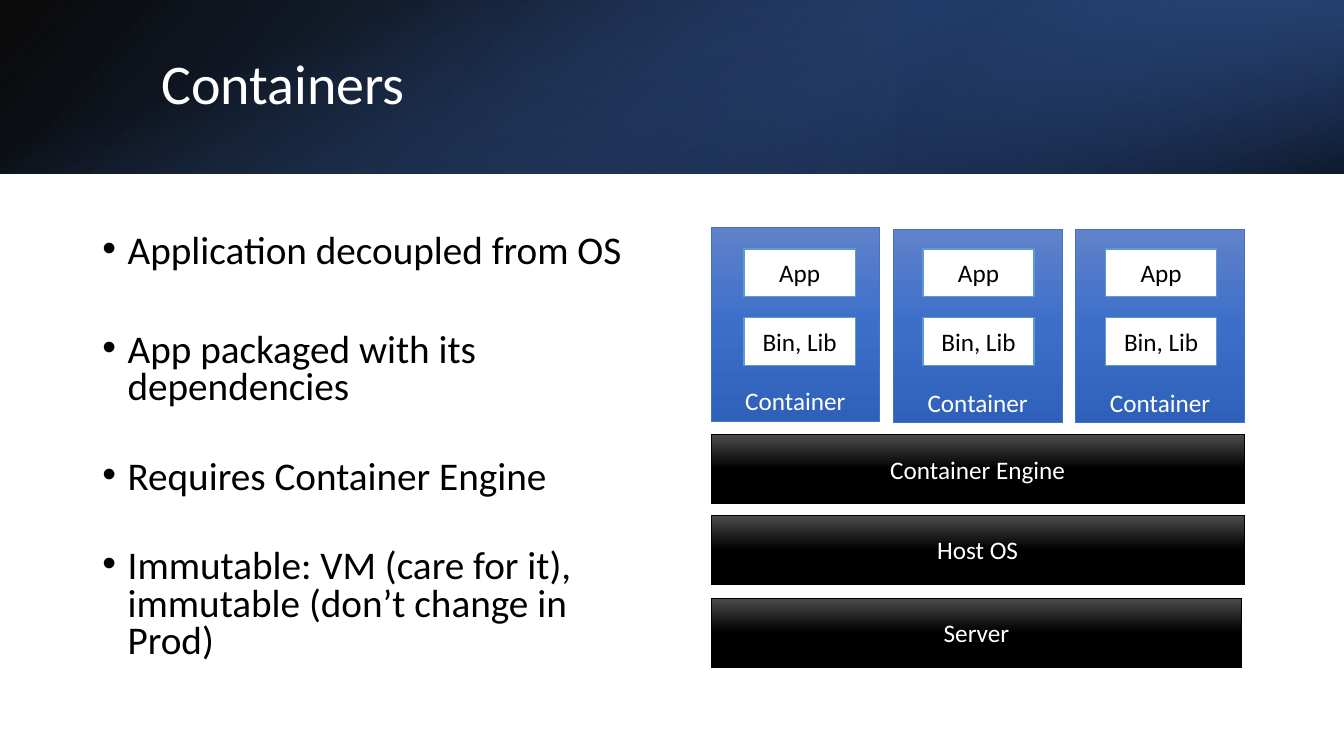
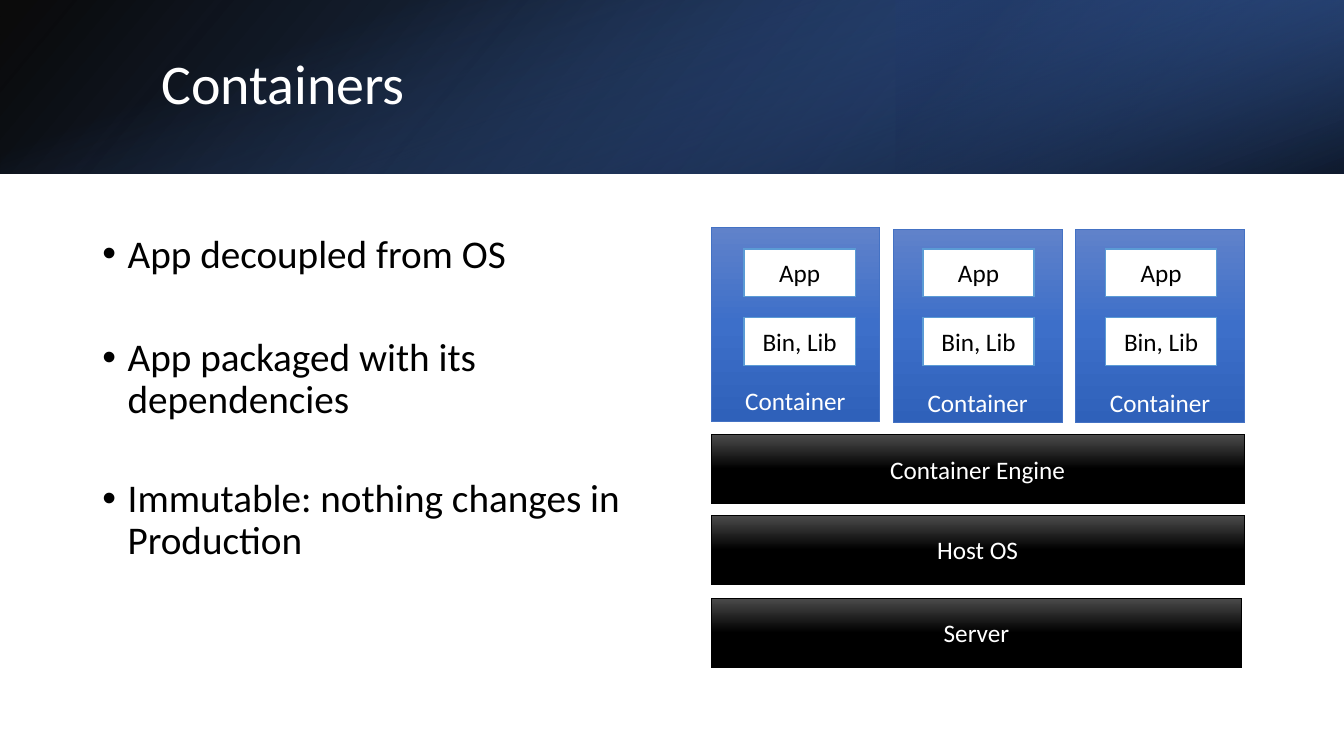
Before and after one commit to casimiri/k8stech, a slide deck: slide 4 of slides/Introduction to Kubernetes.pptx. Drawn at 1344x756 pixels with LibreOffice and Linux fonts; fonts in the diff are those of the drawing. Boxes give left, top, right and bottom in pixels: in the first picture for what was removed or moved away, otherwise in the second. Text is boxed around its words. In the diff, an @@ line names an element or a change of style, - is before the commit and + after.

```diff
--- a/slides/Introduction to Kubernetes.pptx
+++ b/slides/Introduction to Kubernetes.pptx
@@ text at (x1=128, y1=240, x2=506, y2=275): text changed @@
-• Application decoupled from OS
+• App decoupled from OS
@@ text at (x1=128, y1=343, x2=476, y2=420): line spacing 0.8 to 0.9 @@
@@ text at (x1=128, y1=484, x2=620, y2=555): text changed @@
-• Requires Container Engine
-• Immutable: VM (care for it), immutable (don’t change in Prod)
+• Immutable: nothing changes in Production
```
Also in this commit, not shown: 2 other slides changed, 3 slides added, 1 slide removed, 1 other file.
